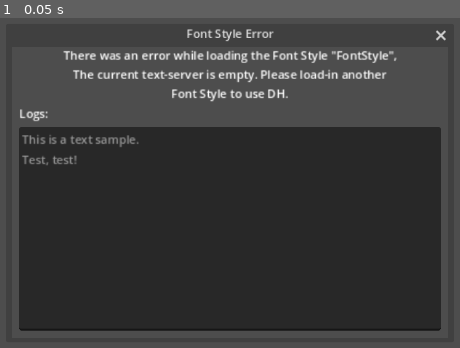
Above: before the commit, frame 1.
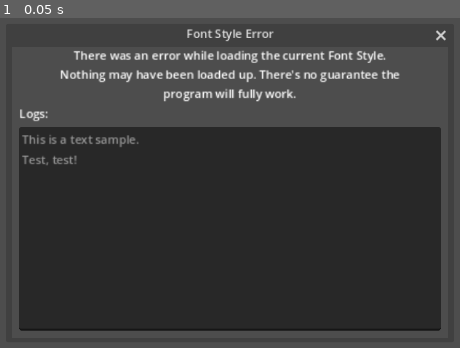
Above: after the commit, the same moment.

Repository: ryi3r/DialogueHelper
Game: Godot game, scene res://Subwindows/StyleError.tscn
Two runs of this game, one before a commit and one after it. Both use one fixed random seed, a clock stepped at 60 frames per second and the inputs below. This scene is started directly instead of the project's main scene.
Inputs:
- Up to frame 1 (0.05 s): no input

The runs differ from the first frame. In frame 1, 3.0% of the frame differs, in the area x 13-87%, y 9-26%.

Commit message:
Release v1.0.1

Diff:
--- a/Scripts/Handle.gd
+++ b/Scripts/Handle.gd
@@ -154,8 +154,8 @@
 			}))
 		progress_bar.value = progress_bar.max_value;
 	else:
-		logs.append("Style \"{Style}\" was not found.".format({
-			"Style": style,
+		logs.append("Style Path \"{RelativePath}\" was not found.".format({
+			"RelativePath": style_get_relative_path(""),
 		}));
 	remove_child(ls_window);
 	if !logs.is_empty(): # An error ocurred.
--- a/Scripts/MainNode.gd
+++ b/Scripts/MainNode.gd
@@ -112,12 +112,16 @@
 			last_thread = null;
 
 func update_box(i: int):
+	if i >= Handle.box_data.size():
+		return;
 	current_box = i;
 	current_box_label.text = Handle.box_data[i].name;
 	box.current_box = i;
 	Handle.is_modified = true;
 
 func update_font(i: int):
+	if i >= Handle.font_data.size():
+		return;
 	current_font_id = i;
 	Handle.current_font = i;
 	current_font_label.text = Handle.font_data[i].name;
--- a/Subwindows/StyleError.tscn
+++ b/Subwindows/StyleError.tscn
@@ -18,9 +18,9 @@
 offset_right = 229.0
 offset_bottom = 75.0
 grow_horizontal = 2
-text = "There was an error while loading the Font Style \"FontStyle\",
-The current text-server is empty. Please load-in another
-Font Style to use DH."
+text = "There was an error while loading the current Font Style.
+Nothing may have been loaded up. There's no guarantee the
+program will fully work."
 horizontal_alignment = 1
 
 [node name="Label2" type="Label" parent="."]
Not shown, changed: export_presets.cfg
